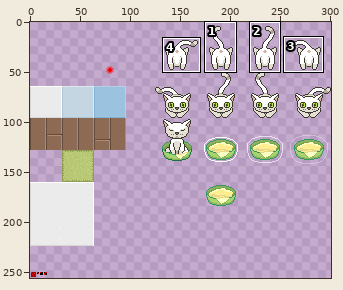
Two states of a sprite sheet, res/sprites.png. Above, an overview of the earlier version with the close-up marked.
Close-up. First the earlier version:
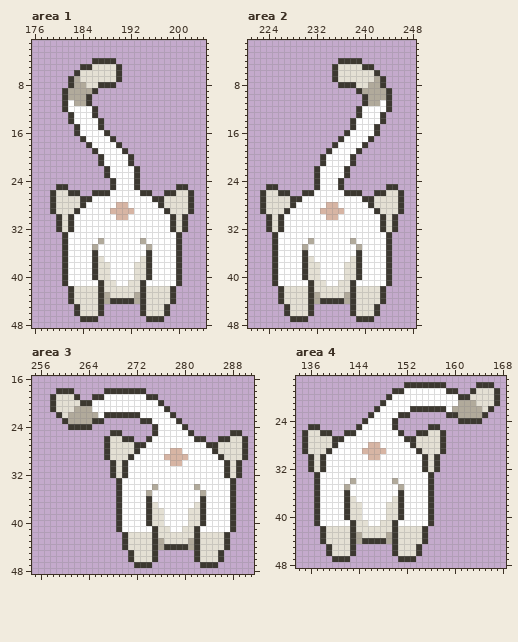
The file is 301x256 pixels. Colours within 5 levels of each other are drawn and written as one. Shown: area 1: x 176..204, y 1..48; area 2: x 221..248, y 1..48; area 3: x 255..291, y 16..48; area 4: x 134..168, y 17..48. The commit also changed other parts of the picture, which this record leaves out.
The same view after the edit:
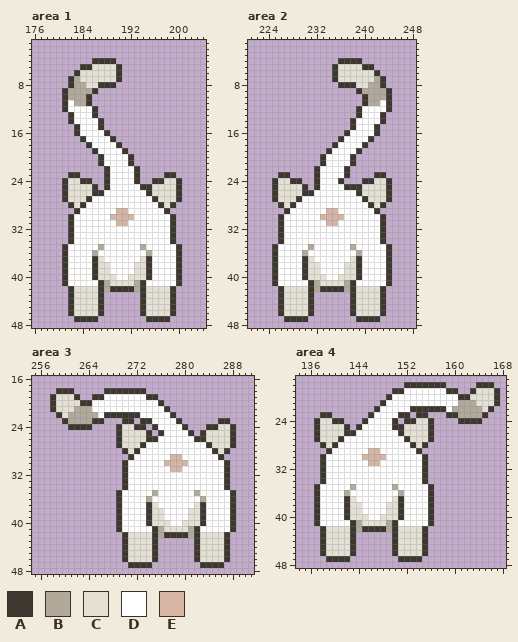
Palette (. is transparent): A #3c3830  B #b1aa9b  C #e4e0d4  D #ffffff  E #d7b5a4
Difference:
Changed rows in their new state; - is an unchanged pixel.
Area 1:
first column x 179:
23 ---AA--------------AA---
24 --ACCAA--AD------AACCA--
25 -.-CCCCA-AD---DAACCCC-.-
26 ..ACCCC--D-----D-CCCCA..
27 ..A--C------------C--A..
28 ...A-------DD-------A...
29 ....------D--D------....
30 -..-------E--E-------..-
31 -..--------EE--------..-
32 -..------------------..-
33 --.A----------------A.--
34 --.A----D------D----A.--
35 -------DB------BD-------
36 -------B--------B-------
first column x 182:
40 -------C--C-------
41 ------B-CC-B------
42 ------BAAAAB------
43 ------......------
44 ------......------
45 AC--------------CA
46 AC--------------CA
47 -A--------------A-
Area 2:
first column x 223:
23 ---AA--------------AA---
24 --ACCAA----------AACCA--
25 -.-CCCCA-----DAAACCCC-.-
26 ..ACCCC-------DD-CCCCA..
27 ..A--C------------C--A..
28 ...A-------DD-------A...
29 ....------D--D------....
30 -..-------E--E-------..-
31 -..--------EE--------..-
32 -..------------------..-
33 --.A----------------A.--
34 --.A----D------D----A.--
35 -------DB------BD-------
36 -------B--------B-------
first column x 226:
40 -------C--C-------
41 ------B-CC-B------
42 ------BAAAAB------
43 ------......------
44 ------......------
45 AC--------------CA
46 AC--------------CA
47 -A--------------A-
Area 3:
first column x 267:
23 ---AA--------------AA---
24 --ACCAA----------AACCA--
25 -.-CCCCA.A------ACCCC-.-
26 ..ACCCC-A--------CCCCA..
27 ..A--C------------C--A..
28 ...A-------DD-------A...
29 ....------D--D------....
30 -..-------E--E-------..-
31 -..--------EE--------..-
32 -..------------------..-
33 --.A----------------A.--
34 --.A----D------D----A.--
35 -------DB------BD-------
36 -------B--------B-------
first column x 270:
40 -------C--C-------
41 ------B-CC-B------
42 ------BAAAAB------
43 ------......------
44 ------......------
45 AC--------------CA
46 AC--------------CA
47 -A--------------A-
Area 4:
first column x 135:
23 ---AA--------------AA---
24 --ACCAA----------AACCA--
25 -.-CCCCA--------ACCCC-.-
26 ..ACCCC----------CCCCA..
27 ..A--C------------C--A..
28 ...A-------DD-------A...
29 ....------D--D------....
30 -..-------E--E-------..-
31 -..--------EE--------..-
32 -..------------------..-
33 --.A----------------A.--
34 --.A----D------D----A.--
35 -------DB------BD-------
36 -------B--------B-------
first column x 138:
40 -------C--C-------
41 ------B-CC-B------
42 ------BAAAAB------
43 ------......------
44 ------......------
45 AC--------------CA
46 AC--------------CA
47 -A--------------A-
